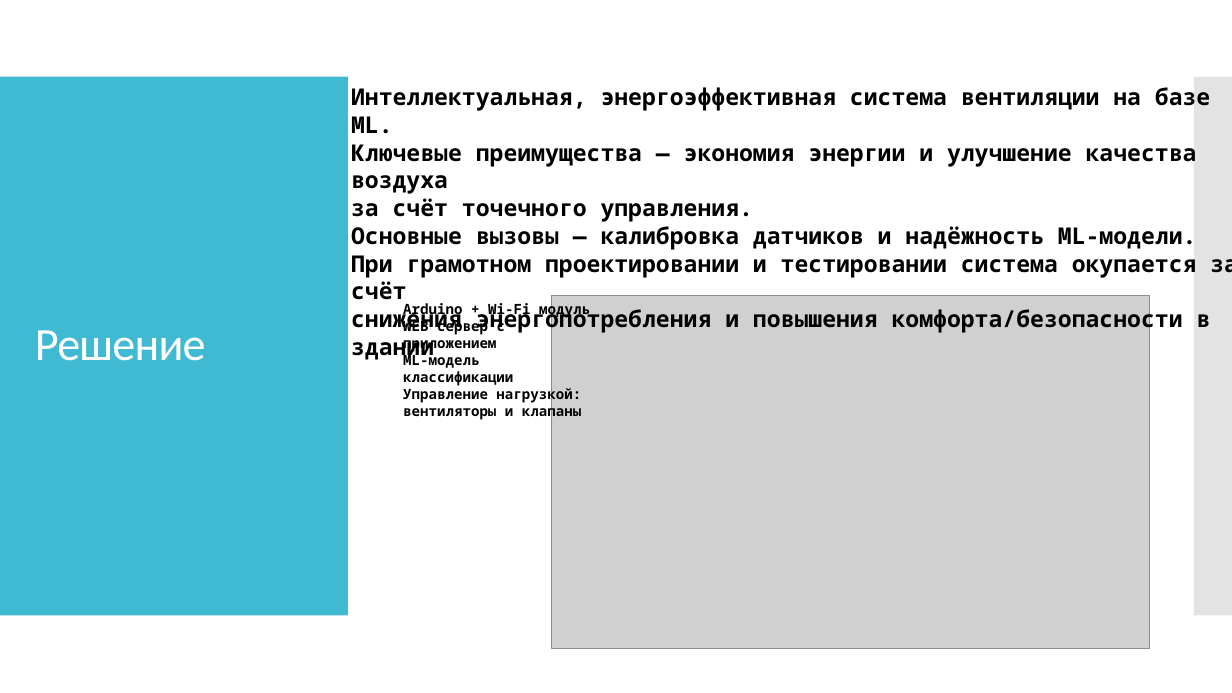
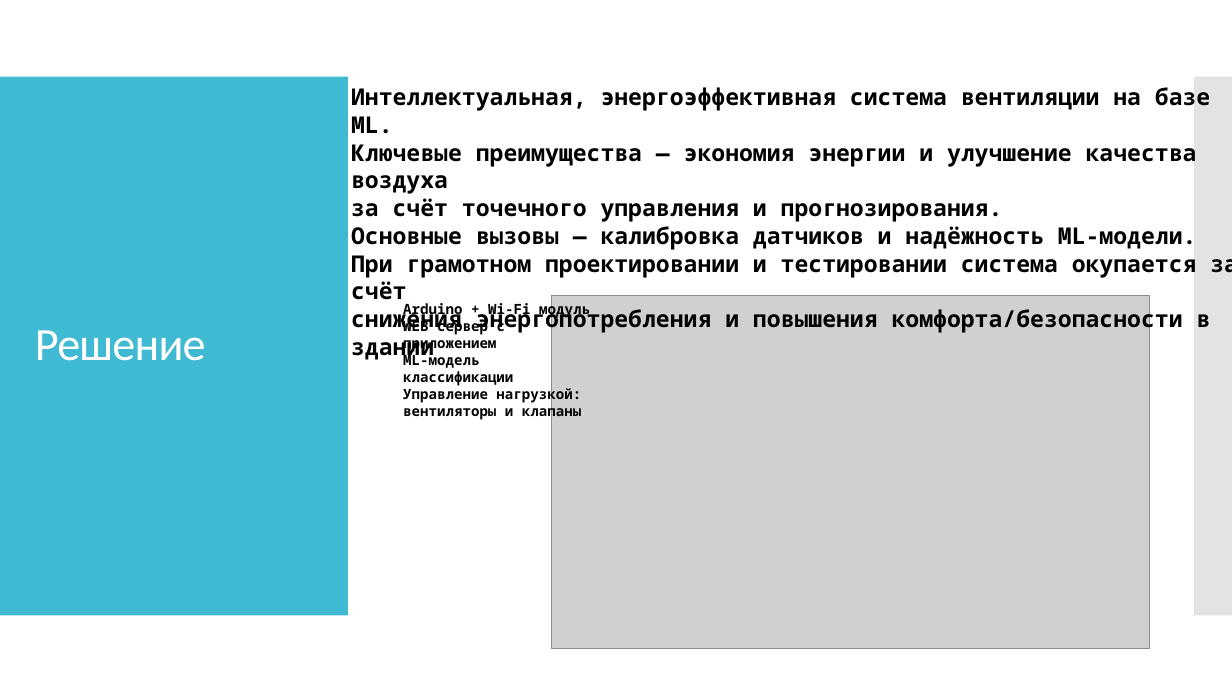
Before and after one commit to IlyyaNeustroev/airQuality, a slide deck: slide 4 of Презентация/АэроМонитор.pptx. Drawn at 1232x693 pixels with LibreOffice and Linux fonts; fonts in the diff are those of the drawing; grey boxes stand for pictures. Boxes give left, top, right and bottom in pixels: in the first picture for what was removed or moved away, otherwise in the second. Text is boxed around its words. In the diff, an @@ line names an element or a change of style, - is before the commit and + after.

```diff
--- a/Презентация/АэроМонитор.pptx
+++ b/Презентация/АэроМонитор.pptx
@@ text at box(351, 198, 1003, 222): text changed @@
-за счёт точечного управления.
+за счёт точечного управления и прогнозирования.
```
Also in this commit, not shown: 3 other slides changed, 1 other file.
